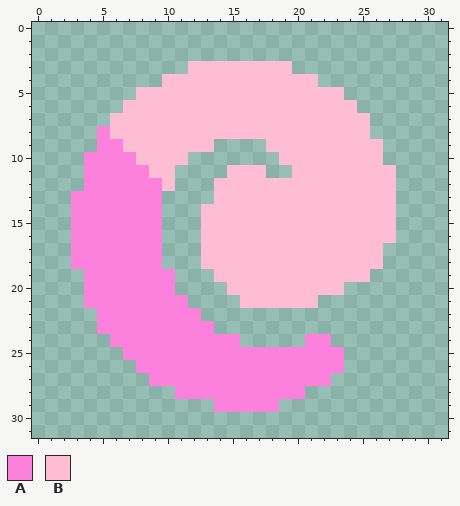
File history of a pixel-art sprite, core/assets-raw/sprites/items/liquid-ozone.png. The picture above was drawn from the file before the commit.
The file is 32x32 pixels.
Palette (. is transparent): A #fc81dd  B #ffbdd4
Pixels before, first column x 3:
 3 .........BBBBBBBB........
 4 .......BBBBBBBBBBBB......
 5 .....BBBBBBBBBBBBBBBB....
 6 ....BBBBBBBBBBBBBBBBBB...
 7 ...BBBBBBBBBBBBBBBBBBBB..
 8 ..ABBBBBBBBBBBBBBBBBBBB..
 9 ..AABBBBBBB....BBBBBBBBB.
10 .AAAABBBB.......BBBBBBBB.
11 .AAAAABB....BBB..BBBBBBBB
12 .AAAAAAB...BBBBBBBBBBBBBB
13 AAAAAAA....BBBBBBBBBBBBBB
14 AAAAAAA...BBBBBBBBBBBBBBB
15 AAAAAAA...BBBBBBBBBBBBBBB
16 AAAAAAA...BBBBBBBBBBBBBBB
17 AAAAAAA...BBBBBBBBBBBBBB.
18 AAAAAAA...BBBBBBBBBBBBBB.
19 .AAAAAAA...BBBBBBBBBBBB..
20 .AAAAAAA....BBBBBBBBB....
21 .AAAAAAAA....BBBBBB......
22 ..AAAAAAAA...............
23 ..AAAAAAAAA..............
24 ...AAAAAAAAAA.....AA.....
25 ....AAAAAAAAAAAAAAAAA....
26 .....AAAAAAAAAAAAAAAA....
27 ......AAAAAAAAAAAAAA.....
28 ........AAAAAAAAAA.......
29 ...........AAAAA.........
And afterwards:
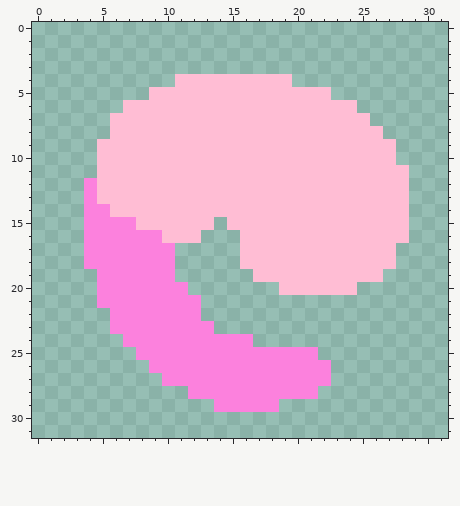
What changed:
Changed rows in their new state; - is an unchanged pixel.
first column x 3:
 3 ---------........---------
 4 -------.---------..-------
 5 -----.--------------.-----
 8 --.--------------------B--
 9 --BB-------BBBB---------B-
10 -.BBB----BBBBBBB--------B-
11 -.BBBB--BBBB---BB--------B
12 --BBBBB-BBB--------------B
13 .-BBBBBBBBB--------------B
14 .--BBBBBBB---------------B
15 .----BBBBB-.-------------B
16 .------BBB...------------B
17 .------A--...-----------B-
18 .------A--...-----------B-
19 -.---------...---------B--
20 -.------A---....-----B----
21 -.-------A---......-------
22 --.-----------------------
23 --.-----------------------
24 ---.---------A----..------
25 ----.--------------..-----
26 -----.--------------.-----
27 ------.-------------------
28 --------.---------A-------
